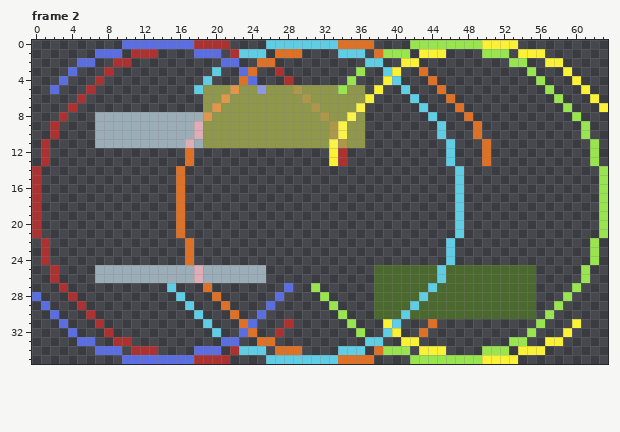
Edited in one commit: pixel-art file (Assets/test.aseprite). Above: the version before the commit.
64x36 pixels, 2 frames. Shown: frame 2. The commit also changed other frames, which this record leaves out.
The same view after the edit:
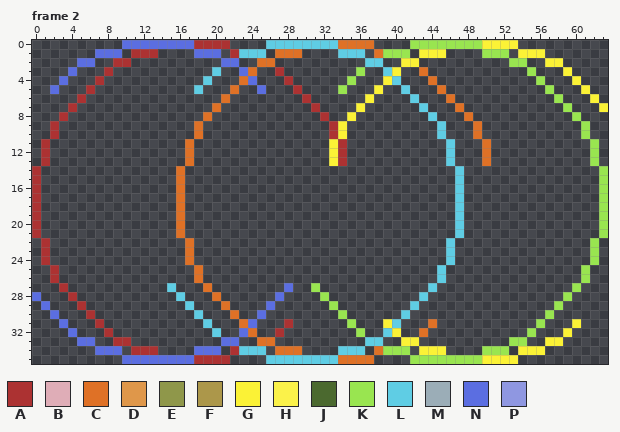
Palette (. is transparent): A #ac3232  B #dfadb7  C #df7126  D #df974a  E #8f974a  F #ac974a  G #fbf236  H #fbf24a  J #4b692f  K #99e550  L #5fcde4  M #9badb7  N #5b6ee1  P #8f97e1
The exact change:
layer "Layer 3" now hidden
Frame 2:
y 5: x 19..33 EEEDEEPEEEFEEEE -> ...C..N...A....; x 35..36 EE -> ..
y 6: x 19..36 EEDEEEEEEEEFEEEEEE -> ..C........A......
y 7: x 19..36 EDEEEEEEEEEEFEEEEH -> .C..........A....G
y 8: x 7..36 MMMMMMMMMMMMDEEEEEEEEEEEEFEEHE -> ............C............A..G.
y 9..10: x 7..36 MMMMMMMMMMMBEEEEEEEEEEEEEEFHEE -> ...........C..............AG..
y 11: x 7..36 MMMMMMMMMMBMEEEEEEEEEEEEEEHFEE -> ..........C...............GA..
y 25..26: x 7..25 MMMMMMMMMMMBMMMMMMM -> ...........C.......; x 38..44 JJJJJJJ -> .......; x 46..55 JJJJJJJJJJ -> ..........
y 27: x 38..43 JJJJJJ -> ......; x 45..55 JJJJJJJJJJJ -> ...........
y 28: x 38..42 JJJJJ -> .....; x 44..55 JJJJJJJJJJJJ -> ............
y 29: x 38..41 JJJJ -> ....; x 43..55 JJJJJJJJJJJJJ -> .............
y 30: x 38..40 JJJ -> ...; x 42..55 JJJJJJJJJJJJJJ -> ..............
Changed places in both pictures, as pixel boxes (x1, y1, x2, y2):
changed: (95, 85, 365, 148)
changed: (95, 265, 266, 283)
erased: (374, 265, 536, 319)
